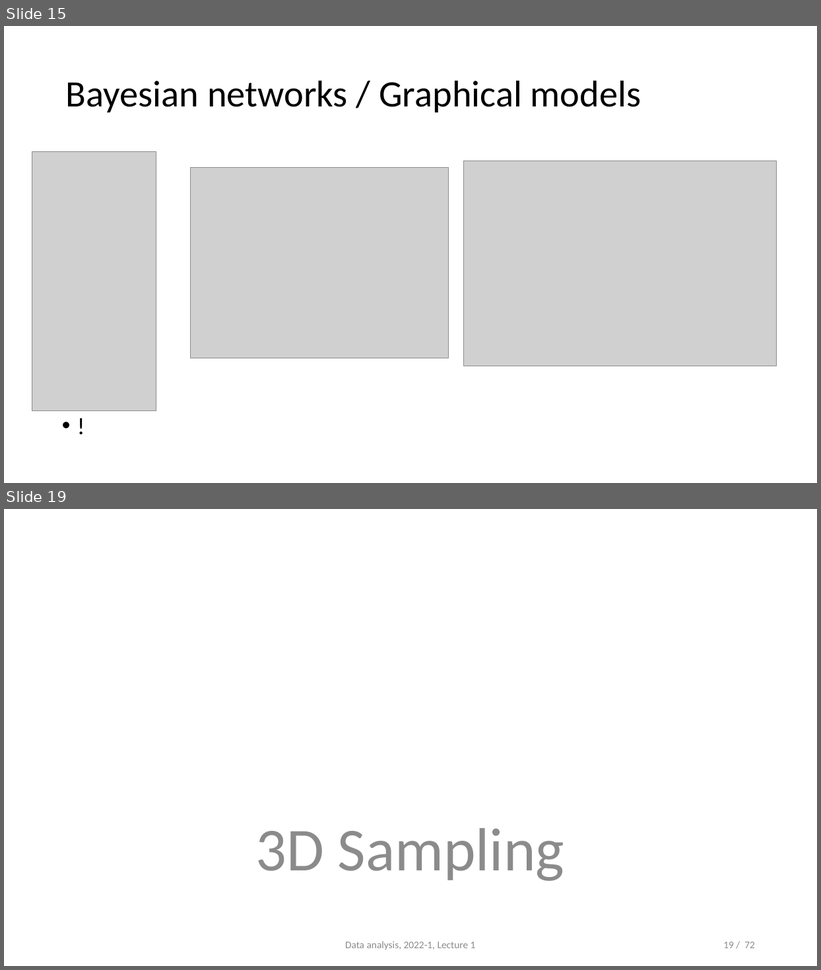
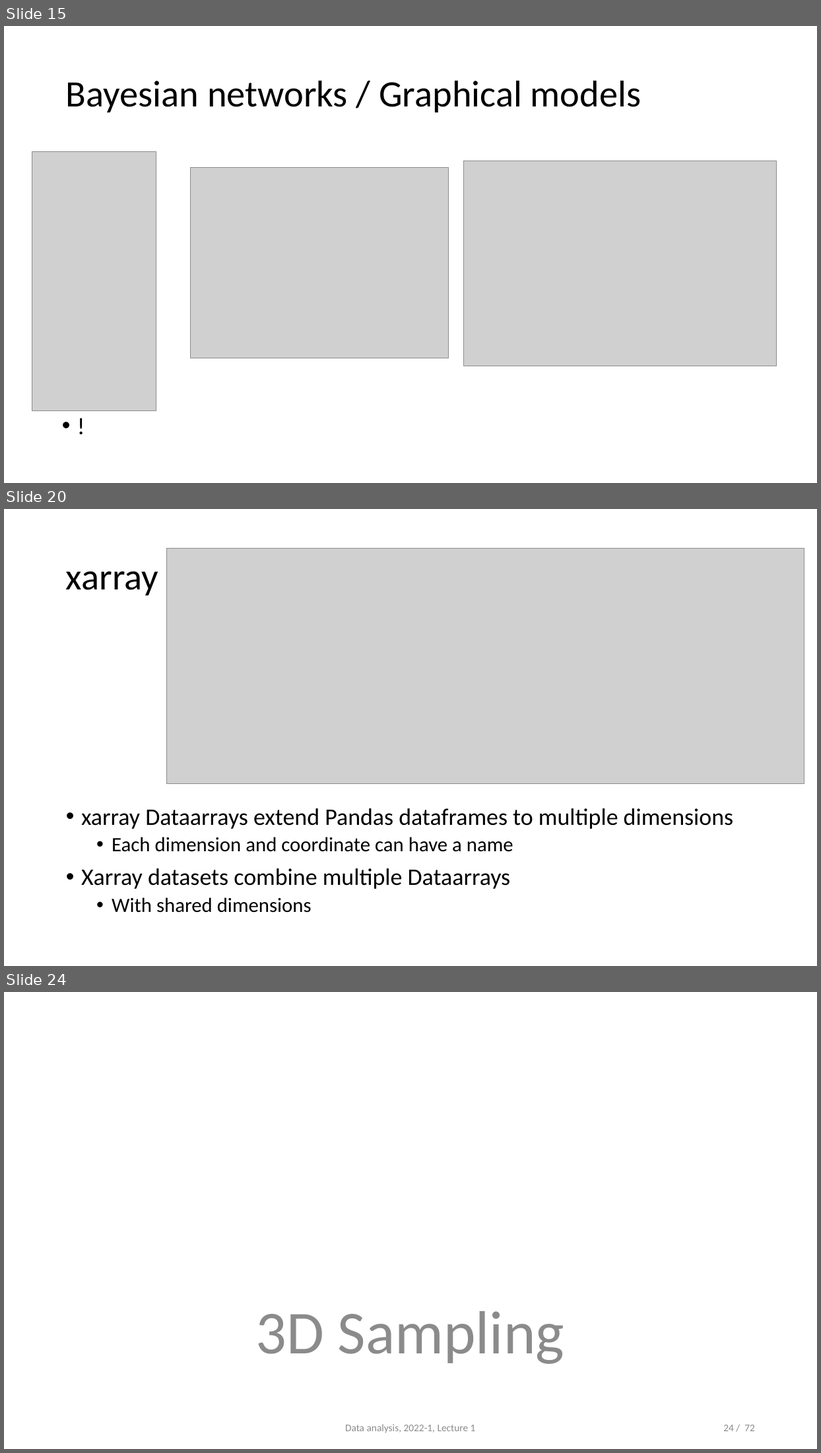
Before and after one commit to opherdonchin/StatisticalComputationAndAnalysis, a slide deck: Lectures/Lecture 3 PyMC and Sampling.pptx. Shown one above the other, each under a label of ours: slides 15 and 19 before the commit, slides 15, 20 and 24 after it; the slides between them are not shown. The pictures are 821x970 and 821x1453 pixels, drawn with LibreOffice and Linux fonts; fonts in the diff are those of the drawing; grey boxes stand for pictures. Boxes give left, top, right and bottom in pixels: in the first picture for what was removed or moved away, otherwise in the second. Text is boxed around its words. In the diff, an @@ line names an element or a change of style, - is before the commit and + after.

Commit message:
Started adding xarray and pytensor to lecture 3.

```diff
--- a/Lectures/Lecture 3 PyMC and Sampling.pptx
+++ b/Lectures/Lecture 3 PyMC and Sampling.pptx
@@ slide 20 added at (x1=4, y1=509, x2=817, y2=966), background #FFFFFF @@
@@ picture added at (x1=166, y1=549, x2=805, y2=784) @@
@@ title added at (x1=66, y1=571, x2=158, y2=595), 44 pt, text #000000 @@
+xarray
@@ text added at (x1=81, y1=809, x2=734, y2=913), 28 pt, text #000000 @@
+• xarray Dataarrays extend Pandas dataframes to multiple dimensions
+  • Each dimension and coordinate can have a name
+• Xarray datasets combine multiple Dataarrays
+  • With shared dimensions
@@ what was slide 19 is now slide 24 @@
@@ page number at (x1=723, y1=1425, x2=755, y2=1432): text changed @@
-19 / 72
+24 / 72
```
Also in this commit, not shown: 2 slides changed, 6 other slides added, 3 other files.
